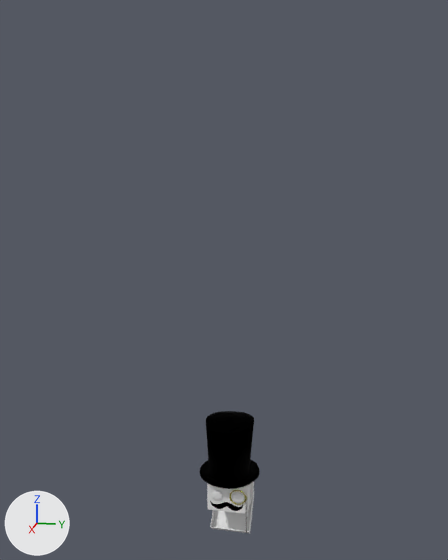
Two versions of the glTF model assets/enemies/boss.glb, one commit apart.
The view is the same before and after, from a 50 mm camera at (84.2, 15.7, 54.5) aimed at (2.2, -0.7, 34.0). Every picture has the same lights, and +X, +Y and +Z are marked at lower left. Where no turn or scale is listed for an object, it has been applied to the vertices. Vertices at the same position are counted once.
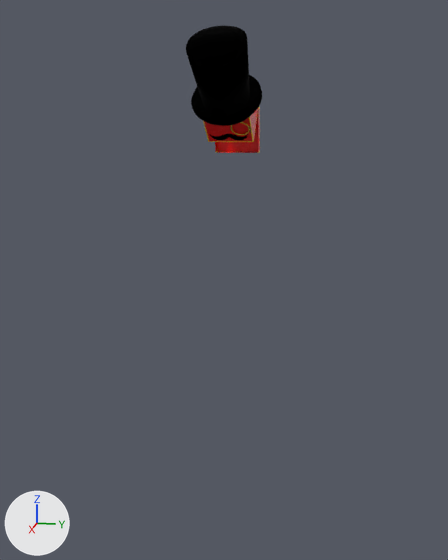
What differs and where, as boxes [x1, y1, x2, y2] in the pictures (448 x 560 px):
'Cylinder', moved, turned: before [200, 411, 260, 489]; after [186, 26, 262, 126]
'Cube', reshaped, moved, turned: before [207, 483, 254, 514]; after [203, 109, 258, 142]
'Cube.004', reshaped, moved, turned: before [210, 497, 254, 533]; after [215, 107, 260, 153]
'BezierCurve', moved, turned: before [210, 501, 243, 511]; after [210, 134, 247, 140]
'Sphere', deleted: before [211, 491, 244, 502]
'NurbsCircle', moved, turned: before [230, 490, 246, 505]; after [230, 122, 250, 135]
'Torus.001', moved, turned (not visible afterwards): before [245, 501, 247, 533]
part 2 of me_cube_007, deleted: before [210, 498, 253, 532]
part 3 of me_cube_007, recoloured: before [211, 497, 254, 533]; after [215, 107, 260, 153]

What changed in the scene script:
```text
Add img_metal_scratched_009_roughness:
    img_metal_scratched_009_roughness = load_image('Metal_scratched_009_roughness', '_unpacked/Metal_scratched_009_roughness', 1024, 1024, 'Non-Color')
Add img_boss_diffuse:
    img_boss_diffuse = load_image('boss_diffuse', '_unpacked/boss_diffuse', 1080, 1080, 'sRGB')
Add mat_material_005:
    mat_material_005 = bpy.data.materials.new('Material.005')
    # uses the picture img_boss_diffuse
    # uses the picture img_metal_scratched_009_roughness
Change me_cube_001:
    used by ob_cube; location = (0.0, 0.0, 0.0); scale = (3.06, 3.06, 3.06)
    remove me_cube_001.from_pydata(...)  # 16 vertices, 28 faces; spans x -1.0..1.0, y -1.0..1.0, z -0.56..1.0
    add me_cube_001.from_pydata(...)  # 8 vertices, 10 faces; spans x -1.0..1.0, y -1.0..1.0, z -0.56..1.0
    me_cube_001 part 1: 10 faces spanning x -1.0..1.0, y -1.0..1.0, z -0.56..1.0 switch from no material to mat_material_005
Change me_cube_007:
    used by ob_cube_004; location = (-3.1, -3.1, -1.7)
    remove me_cube_007.from_pydata(...)  # 16 vertices, 28 faces; spans x -0.97..4.23, y 0.0..6.12, z -5.36..0.0
    add me_cube_007.from_pydata(...)  # 8 vertices, 10 faces; spans x -0.97..4.23, y 0.0..6.12, z -5.36..0.0
    me_cube_007 part 2
    8 vertices are removed from x -0.87..4.17, y 0.07..6.05, z -5.26..-0.06
    18 faces are deleted
    me_cube_007 part 3: 10 faces spanning x -0.97..4.23, y 0.0..6.12, z -5.36..0.0 switch from no material to mat_material_005
Change ob_beziercurve:
    ob_beziercurve.location: (3.1, -1.1, -0.4) -> (2.0, -1.1, 53.5)
    ob_beziercurve.rotation_euler: (1.571, 0.245, -1.571) -> (0.722, 0.163, -1.754)  # degrees (90, 14, -90) -> degrees (41, 9.3, -100)
Change ob_cube:
    ob_cube.location: (0.0, 0.0, 0.0) -> (0.2, 0.0, 56.0)
    ob_cube.rotation_euler: (0.0, 0.0, 0.0) -> (0.0, 0.834, 0.0)  # degrees (0, 0, 0) -> degrees (0, 48, 0)
Change ob_cube_004:
    ob_cube_004.location: (-3.1, -3.1, -1.7) -> (-3.1, -3.1, 57.1)
    ob_cube_004.rotation_euler: (0.0, 0.0, 0.0) -> (0.0, 0.834, 0.0)  # degrees (0, 0, 0) -> degrees (0, 48, 0)
Change ob_cylinder:
    ob_cylinder.location: (0.2, -0.1, 7.7) -> (6.1, -0.1, 61.0)
    ob_cylinder.rotation_euler: (0.0, 0.0, 0.0) -> (0.0, 0.834, 0.0)  # degrees (0, 0, 0) -> degrees (0, 48, 0)
Remove ob_sphere:
    ob_sphere = bpy.data.objects.new('Sphere', me_sphere_001)
    ob_sphere.location = (3.2, -1.6, 0.9)
Change ob_torus_001:
    ob_torus_001.location: (3.2, 2.9, 0.5) -> (2.8, 2.9, 54.0)
    ob_torus_001.rotation_euler: (0.0, 1.607, -0.208) -> (0.201, 2.441, -0.00988)  # degrees (0, 92, -12) -> degrees (12, 140, -0.6)
```
